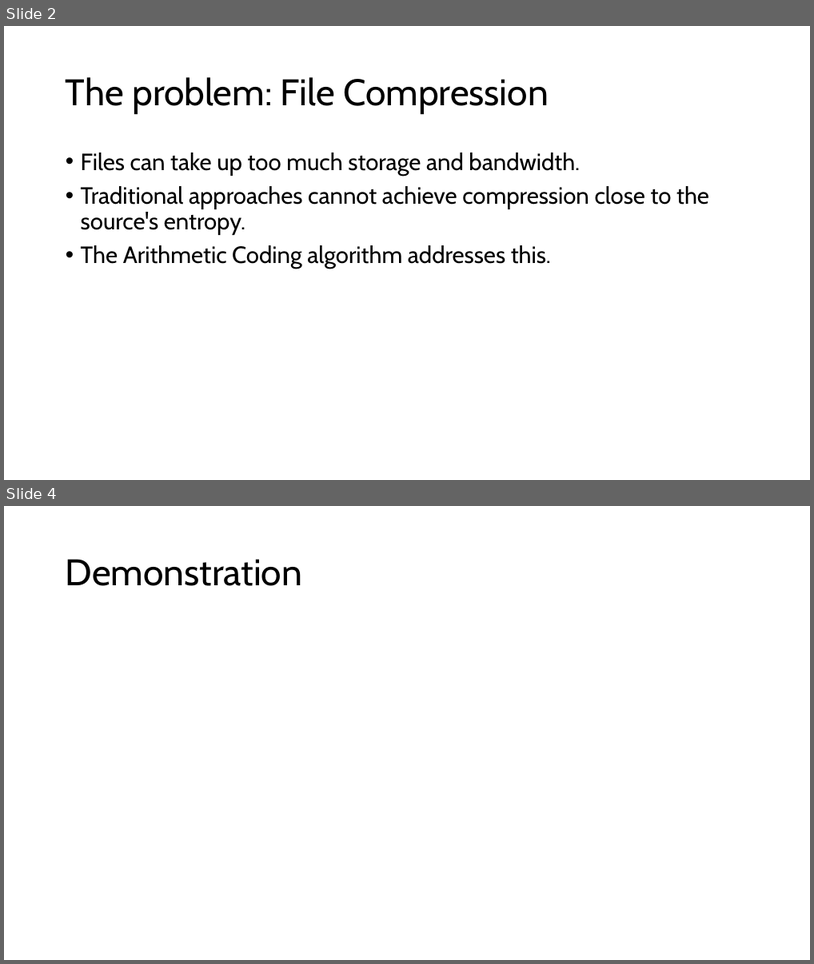
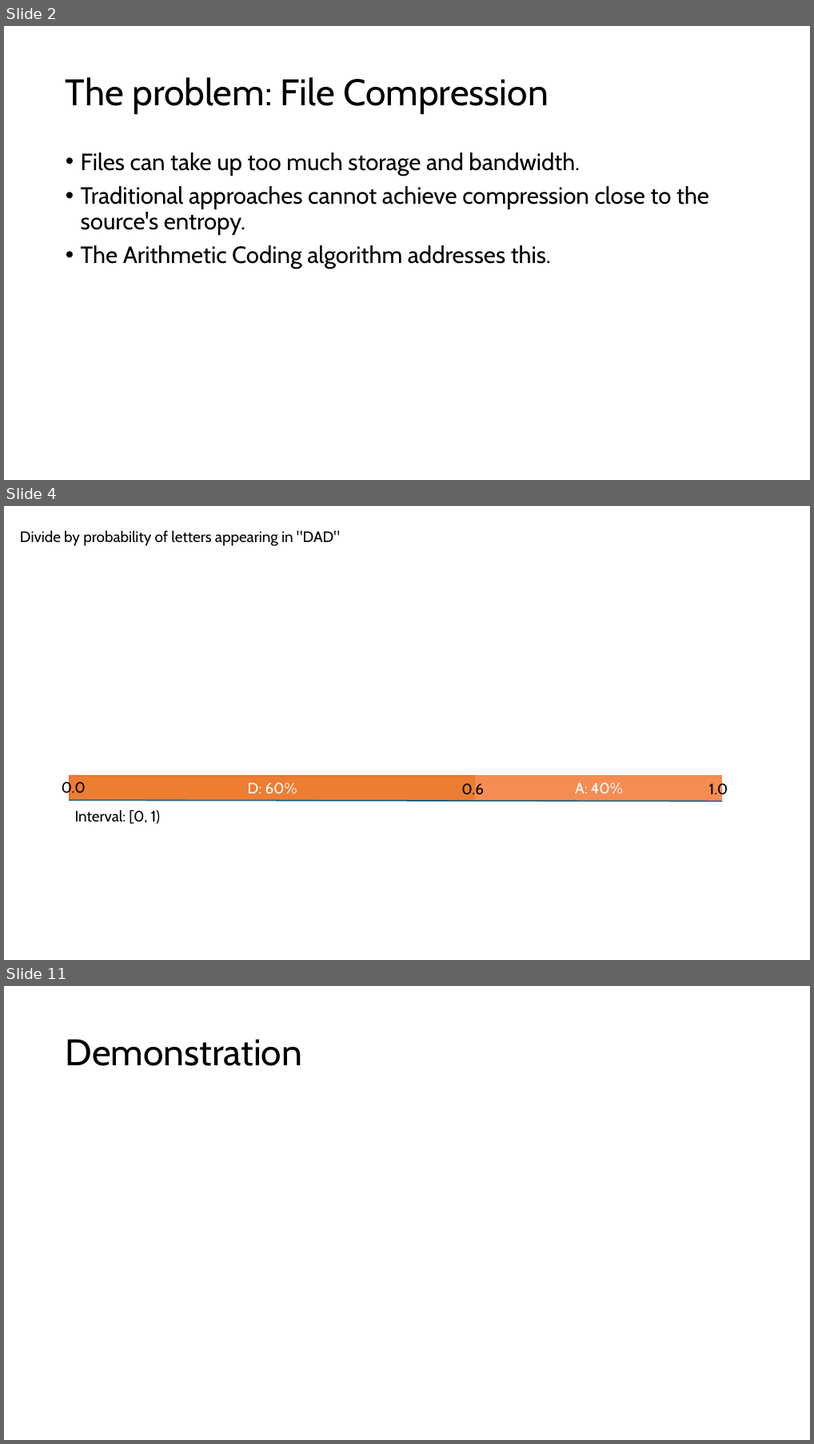
Before and after one commit to Tom-Croft/ECM3428, a slide deck: project_presentation.pptx. Shown one above the other, each under a label of ours: slides 2 and 4 before the commit, slides 2, 4 and 11 after it; the slides between them are not shown. The pictures are 814x964 and 814x1444 pixels, drawn with LibreOffice and Linux fonts; fonts in the diff are those of the drawing. Boxes give left, top, right and bottom in pixels: in the first picture for what was removed or moved away, otherwise in the second. Text is boxed around its words. In the diff, an @@ line names an element or a change of style, - is before the commit and + after.

```diff
--- a/project_presentation.pptx
+++ b/project_presentation.pptx
@@ slide 4 added at [4, 506, 810, 960], background #FFFFFF @@
@@ text added at [20, 530, 340, 546], 18 pt, text #000000 @@
+Divide by probability of letters appearing in "DAD"
@@ text added at [62, 780, 86, 797], 18 pt, text #000000 @@
+0.0
@@ rectangle added at [70, 776, 475, 800], fill #ED7D31, outline #E97132 1.5 pt, 18 pt, text #FFFFFF @@
+D: 60%
@@ text added at [462, 783, 484, 795], 18 pt, text #000000 @@
+0.6
@@ rectangle added at [477, 776, 722, 800], fill #F58C53, outline #F58C53 1.5 pt, 18 pt, text #FFFFFF @@
+A: 40%
@@ text added at [710, 781, 729, 798], 18 pt, text #000000 @@
+1.0
@@ line added from (69, 800) to (722, 801), #156082 1.5 pt @@
@@ text added at [75, 809, 160, 824], 18 pt, text #000000 @@
+Interval: [0, 1)
@@ what was slide 4 is now slide 11 @@
```
Also in this commit, not shown: 7 other slides added, 1 slide removed.
